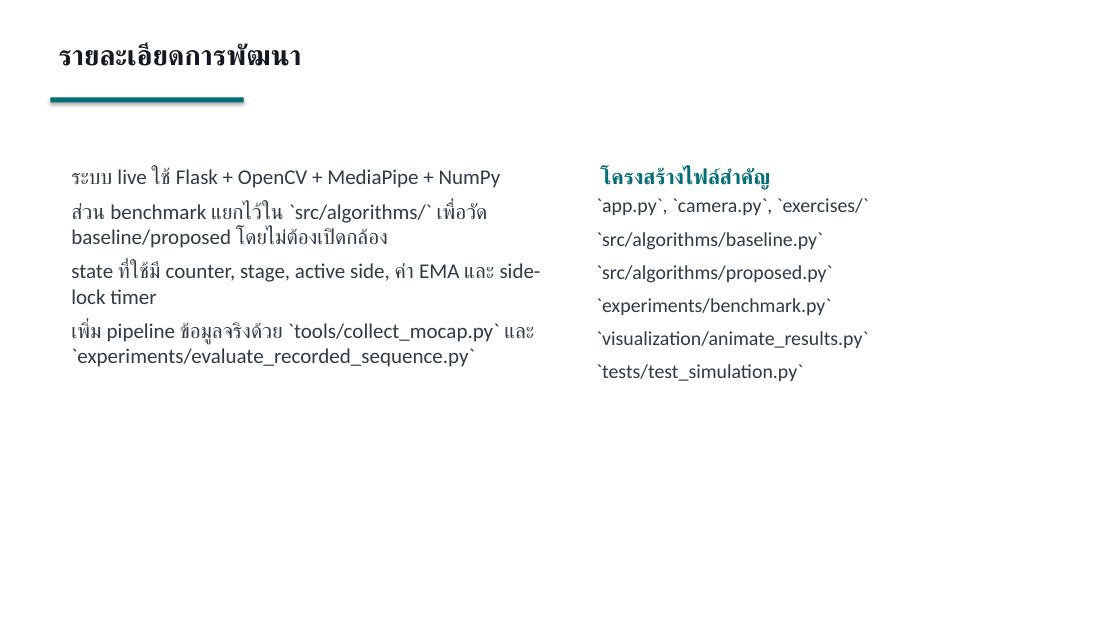
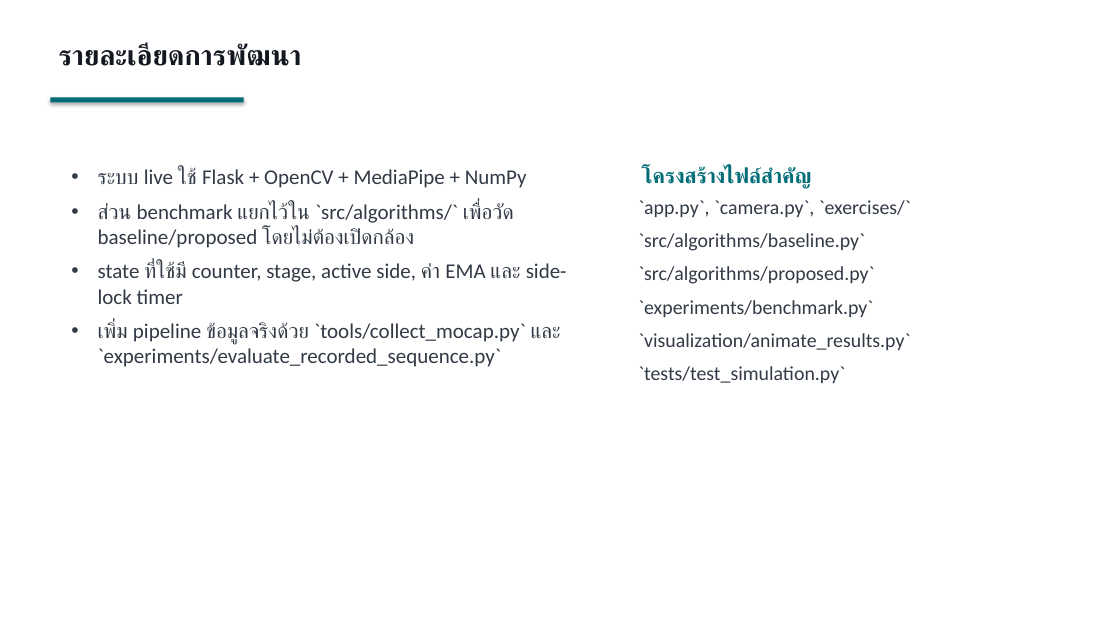
Before and after one commit to thipbadee/computer-animation-project-, a slide deck: slide 8 of report/presentation.pptx (slide 7 before the commit). Drawn at 1120x630 pixels with LibreOffice and Linux fonts; fonts in the diff are those of the drawing. Boxes give left, top, right and bottom in pixels: in the first picture for what was removed or moved away, otherwise in the second. Text is boxed around its words. In the diff, an @@ line names an element or a change of style, - is before the commit and + after.

```diff
--- a/report/presentation.pptx
+++ b/report/presentation.pptx
@@ text "ระบบ live ใช้ Flask + ..." at bbox=[98, 168, 567, 367]: bullet none to • @@
@@ text "โครงสร้างไฟล์สำคัญ": place and size @@
-text "โครงสร้างไฟล์สำคัญ" at bbox=[600, 168, 770, 190]
+text "โครงสร้างไฟล์สำคัญ" at bbox=[642, 167, 812, 189]
@@ text "`app.py`, `camera.py`, `exercises/`": place and size @@
-text "`app.py`, `camera.py`, `exercises/`" at bbox=[596, 198, 869, 381]
+text "`app.py`, `camera.py`, `exercises/`" at bbox=[638, 200, 911, 383]
```
Also in this commit, not shown: 6 other slides changed, 1 slide added.
